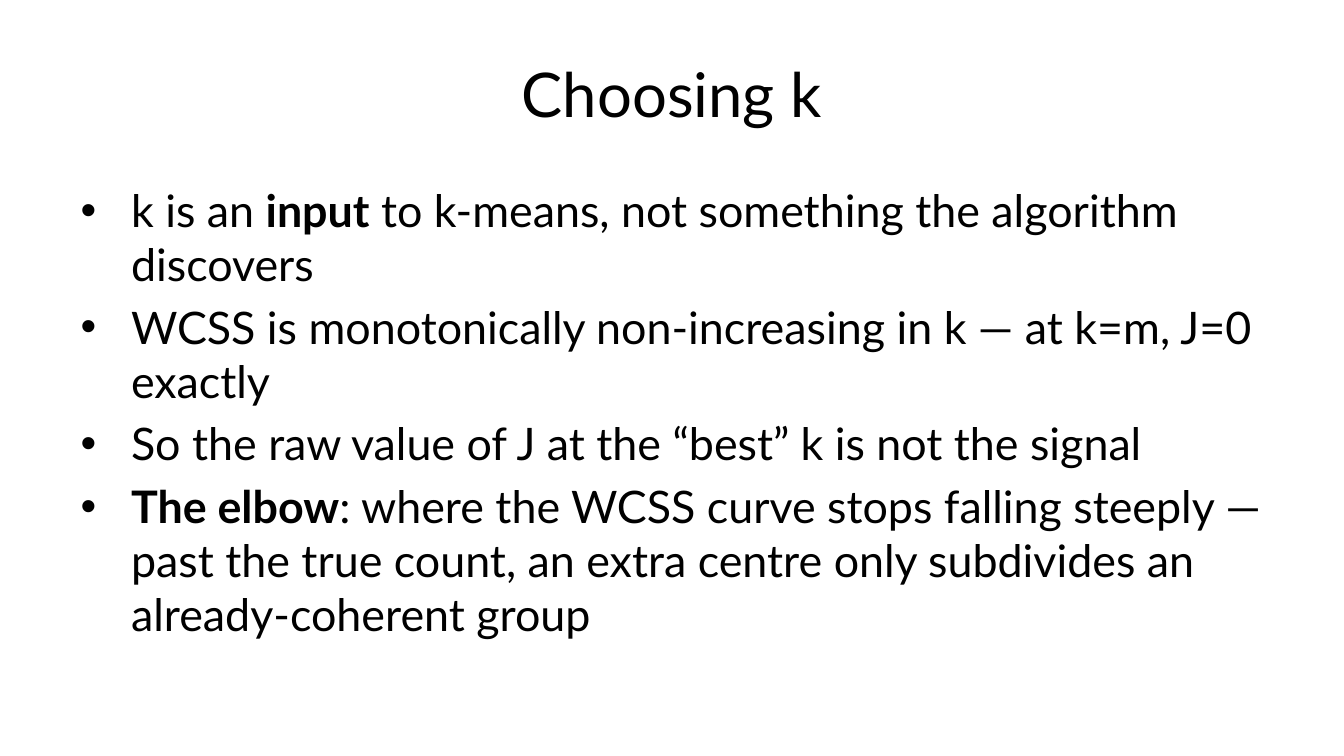
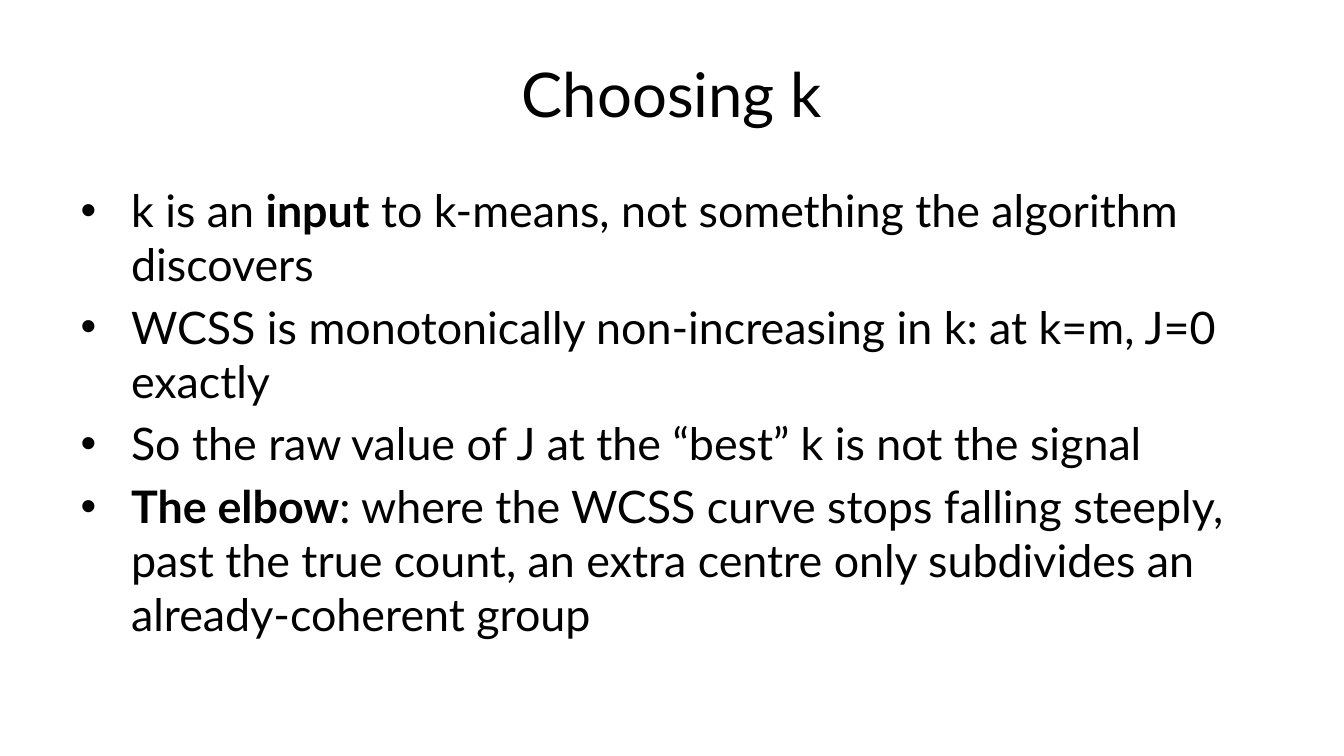
Before and after one commit to fabioantonini/technologies-for-artificial-intelligence, a slide deck: slide 17 of Lessons/08_unsupervised_learning/Slides/unsupervised_learning_slides.pptx. Drawn at 1344x756 pixels with LibreOffice and Linux fonts; fonts in the diff are those of the drawing; background and template pictures are left out. Boxes give left, top, right and bottom in pixels: in the first picture for what was removed or moved away, otherwise in the second. Text is boxed around its words. In the diff, an @@ line names an element or a change of style, - is before the commit and + after.

```diff
--- a/Lessons/08_unsupervised_learning/Slides/unsupervised_learning_slides.pptx
+++ b/Lessons/08_unsupervised_learning/Slides/unsupervised_learning_slides.pptx
@@ text at [131, 311, 1216, 406]: text changed @@
-• WCSS is monotonically non-increasing in k — at k=m, J=0 exactly
+• WCSS is monotonically non-increasing in k: at k=m, J=0 exactly
@@ text at [131, 489, 1223, 640]: text changed @@
-• The elbow: where the WCSS curve stops falling steeply — past the true count, an extra centre only subdivides an already-coherent group
+• The elbow: where the WCSS curve stops falling steeply, past the true count, an extra centre only subdivides an already-coherent group
```
Also in this commit, not shown: 33 other slides changed, 27 other files.
